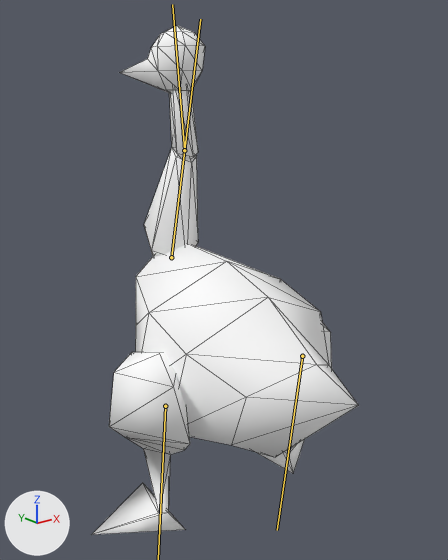
A saved change to the glTF model assets/prototype/models/goose/goose.glb.
Both versions are drawn from a 50 mm camera at (-0.942, -1.153, 1.092) aimed at (0.06, 0.099, 0.592). Every picture has the same lights, and +X, +Y and +Z are marked at lower left. The first picture is the older version. The bones that change are drawn over the model as lines. Mesh edges are drawn as thin lines.

The first picture shows 'body', 'hlava', 'krk_spodek', 'krk_vrch', 'nohy'.
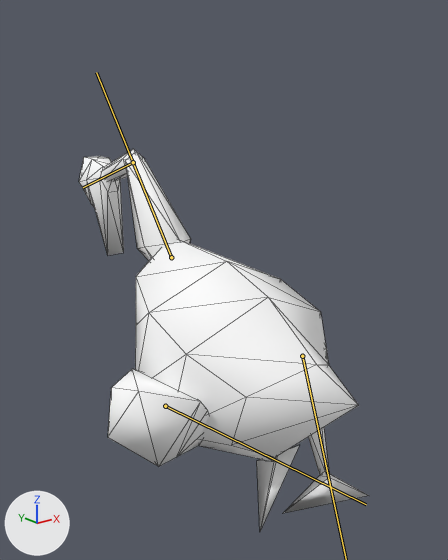
The newer file adds an action. The first version stands in its rest pose; the second is drawn at frame 11 of the action 'death'.

Location of each change, (x1, y1, x2, y2) in pixels of the pictures (448 x 560 px):
'nohy', posed
    before: (91, 323, 332, 535)
    after: (108, 348, 369, 531)
'krk_spodek', posed (20% wider)
    before: (144, 148, 198, 256)
    after: (125, 152, 190, 260)
'hlava', posed (47% narrower, 47% taller)
    before: (119, 26, 205, 93)
    after: (79, 156, 124, 255)
'krk_vrch', posed
    before: (169, 88, 198, 160)
    after: (102, 149, 136, 182)
bone 'neck1', root to tip
    before: (171, 257) to (200, 19)
    after: (171, 257) to (96, 72)
bone 'necjk2', root to tip
    before: (184, 150) to (172, 4)
    after: (133, 162) to (83, 187)

What changed in the scene script:
```text
Change bone_neck1:
    where bone_neck1 = bpy.data.objects['Armature'].pose.bones['neck1']  # child of 'body'
    bone_neck1.rotation_quaternion: (1.0, 0.0, 0.0, 0.0) -> (0.902, 0.432, 0.0, 0.0)  # degrees (0, 0, 0) -> degrees (51, 0, 0)
Change bone_necjk2:
    where bone_necjk2 = bpy.data.objects['Armature'].pose.bones['necjk2']  # child of 'neck1'
    bone_necjk2.rotation_quaternion: (1.0, 0.0, 0.0, 0.0) -> (0.902, 0.432, 0.0, 0.0)  # degrees (0, 0, 0) -> degrees (51, 0, 0)
Change bone_leg_l:
    where bone_leg_l = bpy.data.objects['Armature'].pose.bones['leg.L']
    bone_leg_l.rotation_quaternion: (1.0, 0.0, 0.0, 0.0) -> (0.849, 0.338, -0.18, 0.365)  # degrees (0, 0, 0) -> degrees (32, -34, 37)
Change bone_leg_r:
    where bone_leg_r = bpy.data.objects['Armature'].pose.bones['leg.R']
    bone_leg_r.rotation_quaternion: (1.0, 0.0, 0.0, 0.0) -> (0.876, 0.442, 0.119, -0.149)  # degrees (0, 0, 0) -> degrees (52, 20, -10)
```
